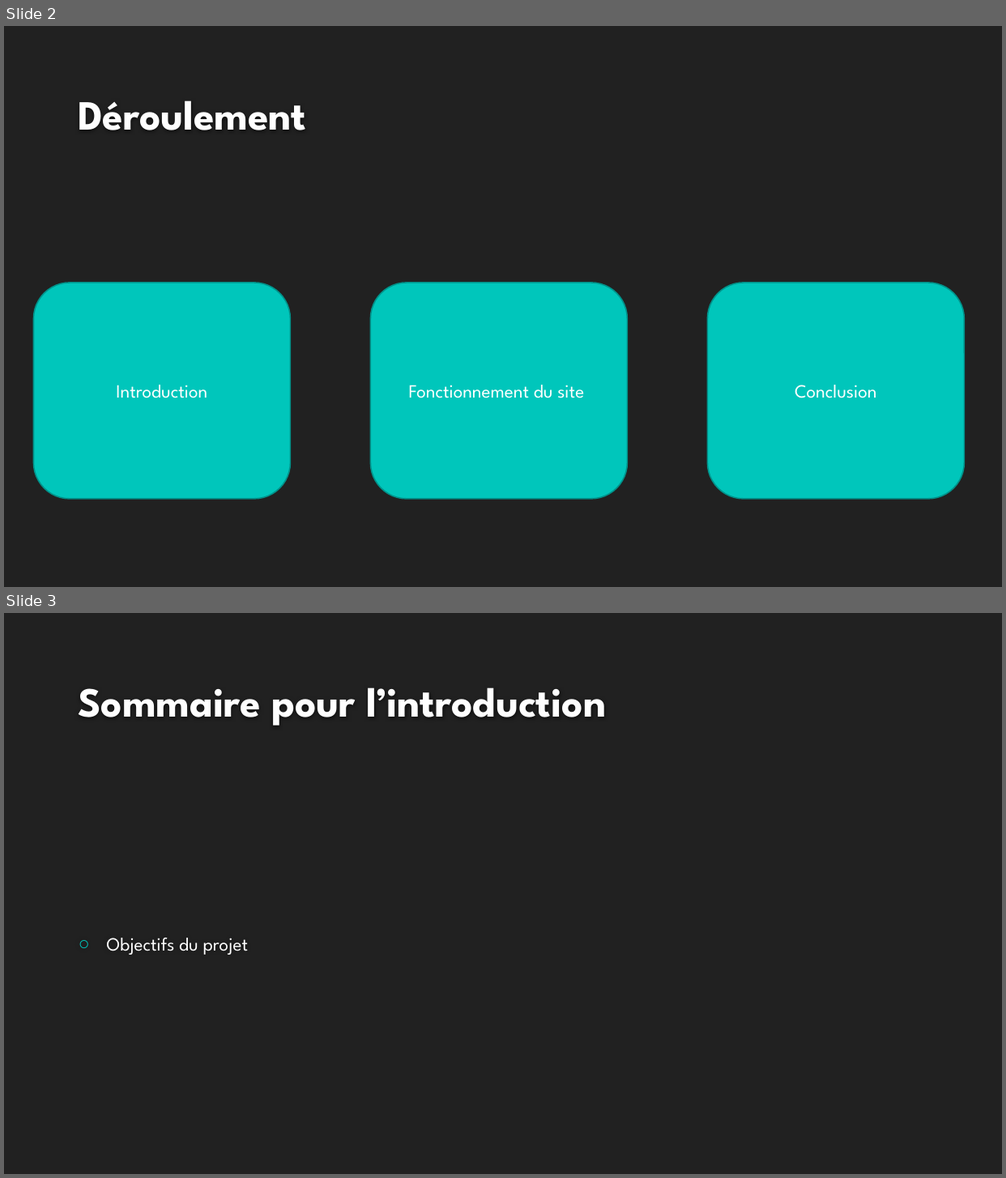
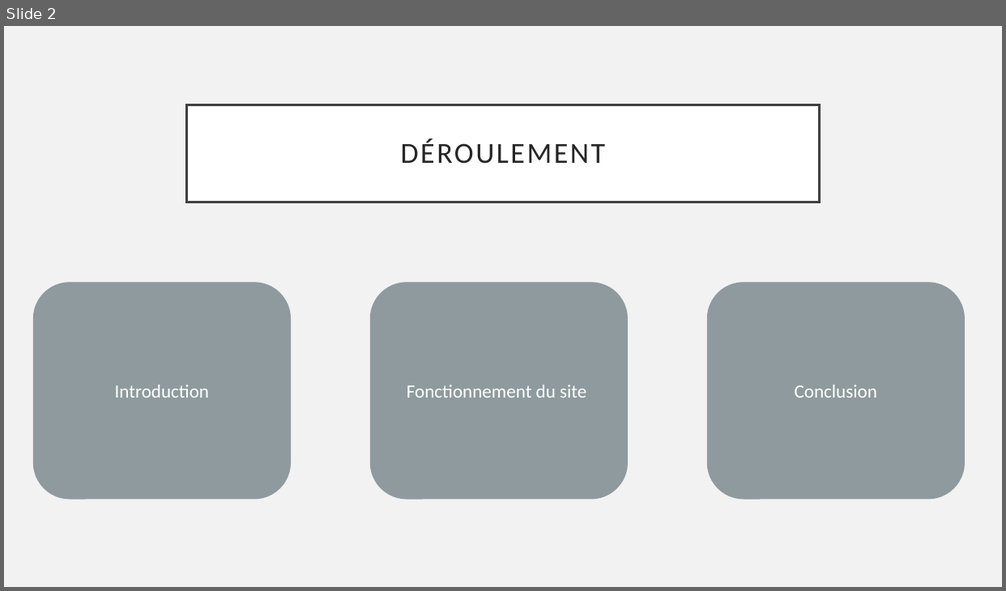
Before and after one commit to JeremyGfeller/Pre-TPi, a slide deck: Documentation/Présentation.pptx. Shown one above the other, each under a label of ours: slides 2 and 3 before the commit, slide 2 after it. The pictures are 1006x1178 and 1006x591 pixels, drawn with LibreOffice and Linux fonts; fonts in the diff are those of the drawing; background and template pictures are left out. Boxes give left, top, right and bottom in pixels: in the first picture for what was removed or moved away, otherwise in the second. Text is boxed around its words. In the diff, an @@ line names an element or a change of style, - is before the commit and + after.

Commit message:
Ajout de choses pour la présentation

```diff
--- a/Documentation/Présentation.pptx
+++ b/Documentation/Présentation.pptx
@@ slide 3 removed at <box>4,613,1002,1174</box>, background #212121 @@
@@ title removed at <box>78,688,606,726</box> @@
-Sommaire pour l’introduction
@@ text removed at <box>107,938,249,955</box> @@
-○ Objectifs du projet
@@ slide 2 changed as well @@
@@ background #212121 to #F2F2F2 @@
@@ title "DÉROULEMENT": place and size @@
-title "DÉROULEMENT" at <box>78,101,306,130</box>
+title "DÉROULEMENT" at <box>187,105,819,202</box>
@@ title "DÉROULEMENT" at <box>187,105,819,202</box>: vertical alignment bottom to middle; fill none to #FFFFFF; outline none to #404040 2.5 pt @@
@@ title at <box>401,139,605,164</box>: text changed; size 40 to 28 pt; font League Spartan to Calibri; text colour #FEFEFE to #262626; bold off @@
-Déroulement
+DÉROULEMENT
@@ font League Spartan to Calibri; fill #00C6BB to #8E9A9E; outline #00928A 1.25 pt to #8E9A9E 1 pt in 3 elements at <box>34,283,291,499</box>, <box>371,283,628,499</box>, <box>708,283,965,499</box> @@
```
Also in this commit, not shown: 4 other slides changed, 6 slides added, 3 other slides removed, 3 other files.
